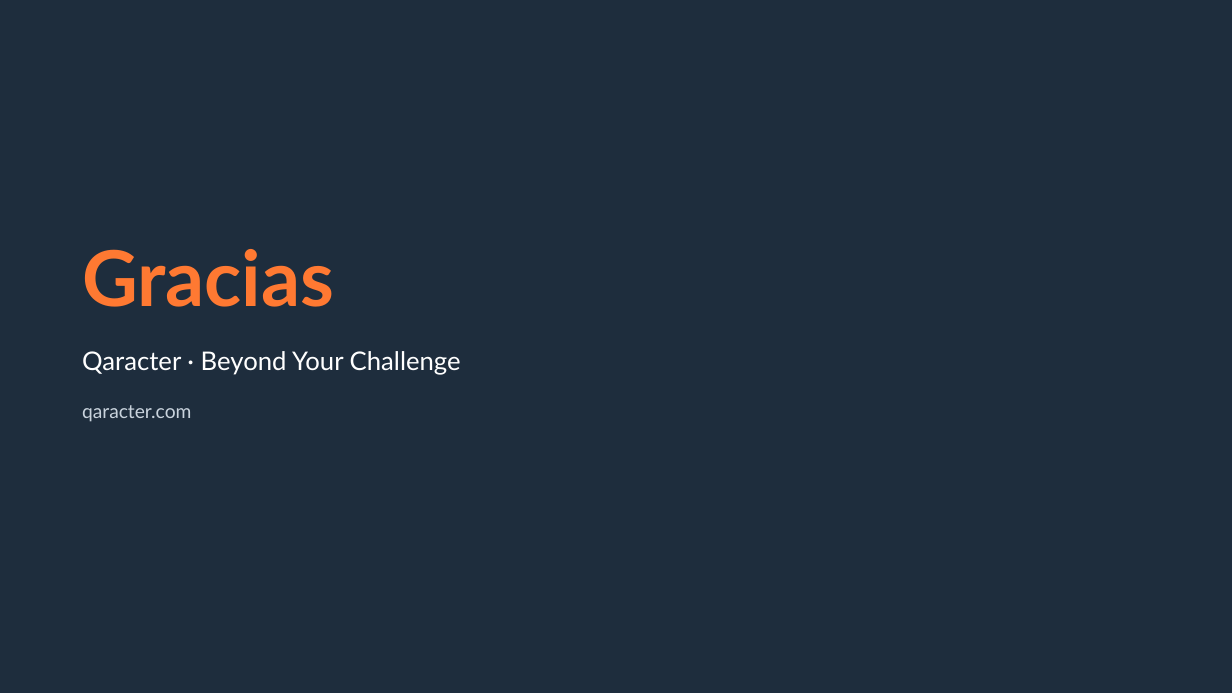
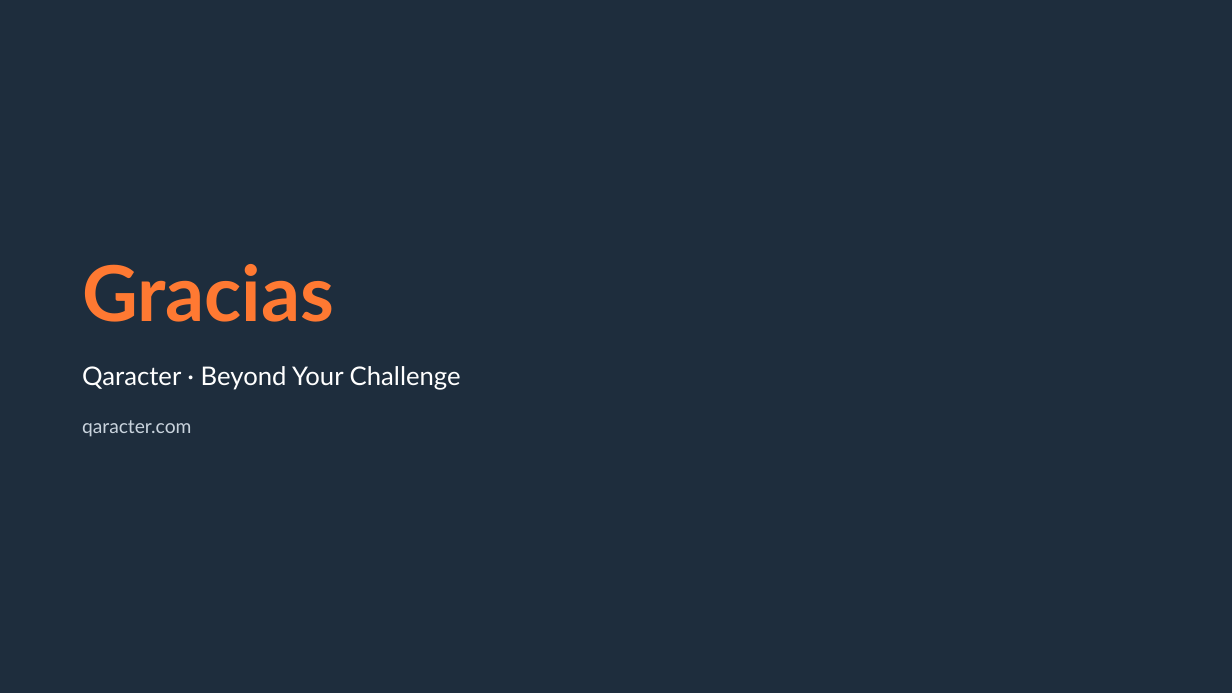
Before and after one commit to davidcalham12/My-story, a slide deck: slide 19 of presentacion/storymaker-deck.pptx (slide 18 before the commit). Drawn at 1232x693 pixels with LibreOffice and Linux fonts; fonts in the diff are those of the drawing. Boxes give left, top, right and bottom in pixels: in the first picture for what was removed or moved away, otherwise in the second. Text is boxed around its words. In the diff, an @@ line names an element or a change of style, - is before the commit and + after.

```diff
--- a/presentacion/storymaker-deck.pptx
+++ b/presentacion/storymaker-deck.pptx
@@ text "Gracias": place and size @@
-text "Gracias" at (82, 249, 334, 307)
+text "Gracias" at (82, 264, 334, 322)
@@ text "Qaracter · Beyond Your Challenge": place and size @@
-text "Qaracter · Beyond Your Challenge" at (82, 351, 461, 375)
+text "Qaracter · Beyond Your Challenge" at (82, 366, 461, 390)
@@ text "qaracter.com": place and size @@
-text "qaracter.com" at (82, 405, 191, 422)
+text "qaracter.com" at (82, 420, 191, 437)
```
Also in this commit, not shown: 9 other slides changed, 1 slide added, 1 other file.
